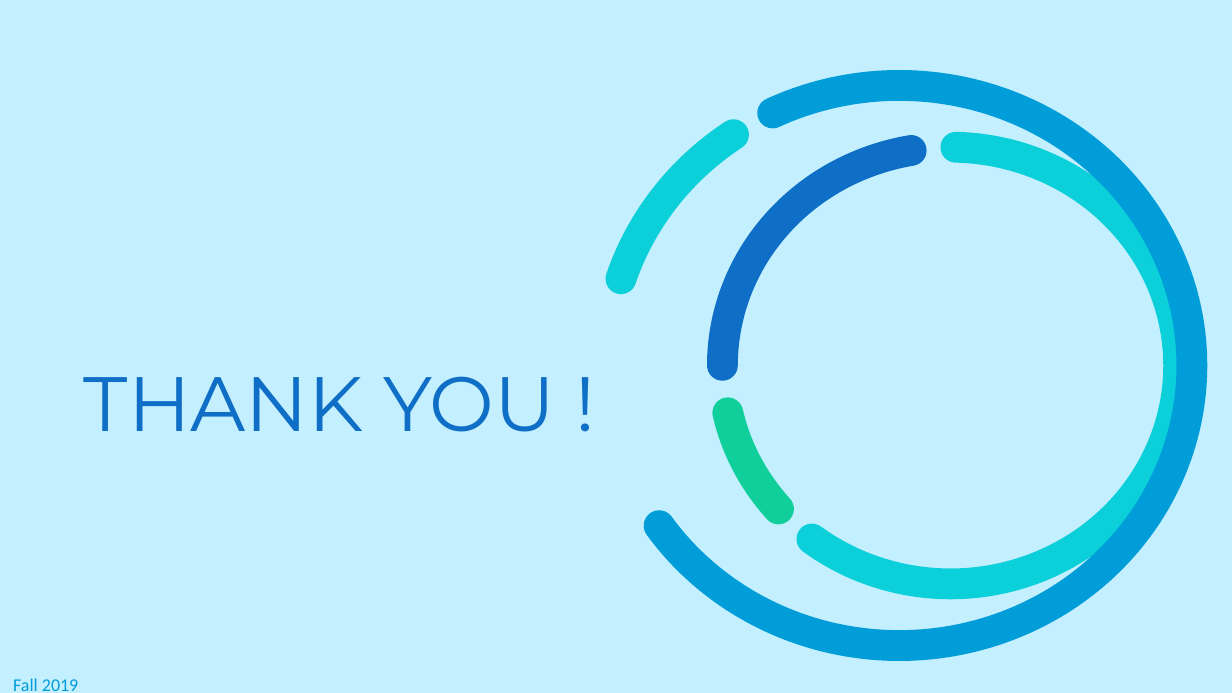
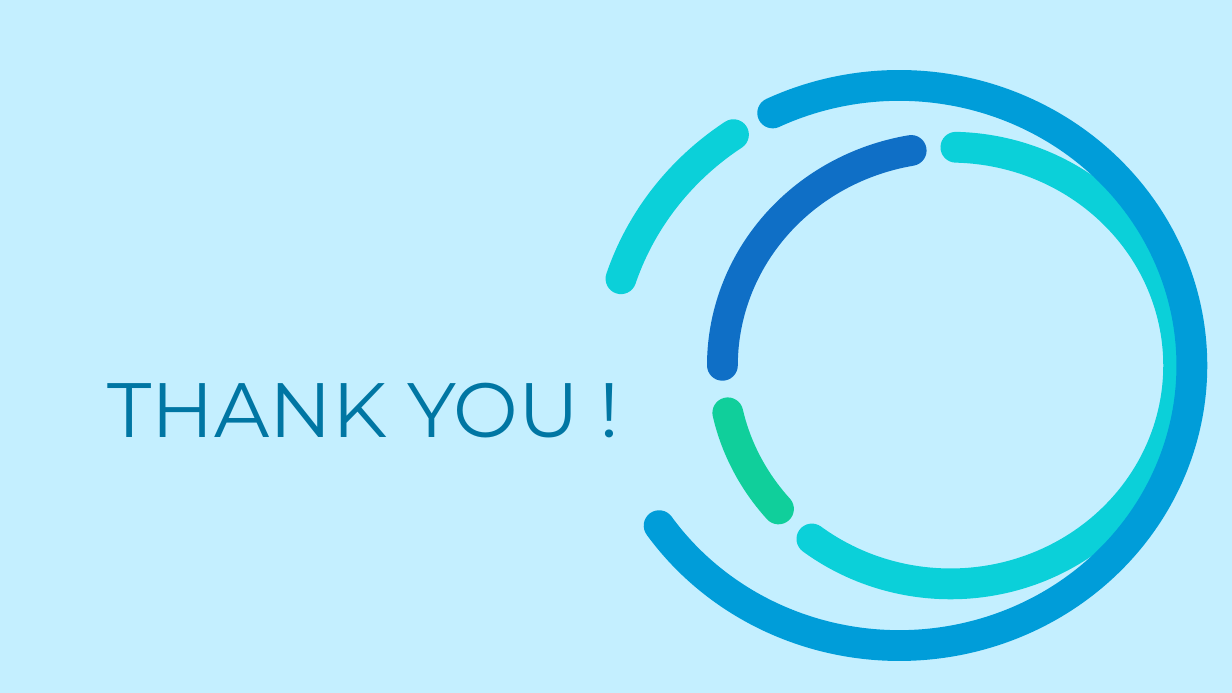
Before and after one commit to principleWindows/win-principle-2021, a slide deck: slide 72 of slides/instruction/principleWindows_8.pptx (slide 68 before the commit). Drawn at 1232x693 pixels with LibreOffice and Linux fonts; fonts in the diff are those of the drawing; background and template pictures are left out. Boxes give left, top, right and bottom in pixels: in the first picture for what was removed or moved away, otherwise in the second. Text is boxed around its words. In the diff, an @@ line names an element or a change of style, - is before the commit and + after.

```diff
--- a/slides/instruction/principleWindows_8.pptx
+++ b/slides/instruction/principleWindows_8.pptx
@@ title "THANK YOU !" moved from (x1=84, y1=376, x2=555, y2=432) to (x1=108, y1=382, x2=579, y2=438) @@
@@ title "THANK YOU !" at (x1=108, y1=382, x2=579, y2=438): text colour #0F6FC6 to #0076A3 @@
@@ rectangle removed at (x1=4, y1=648, x2=196, y2=693) @@
-Fall 2019
```
Also in this commit, not shown: 66 other slides changed, 4 slides added, 21 other files.
